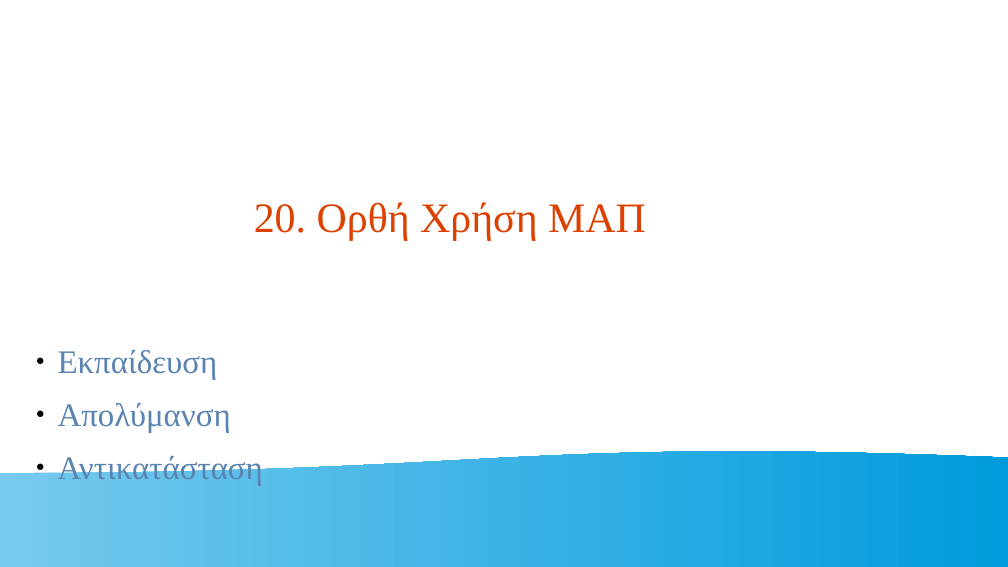
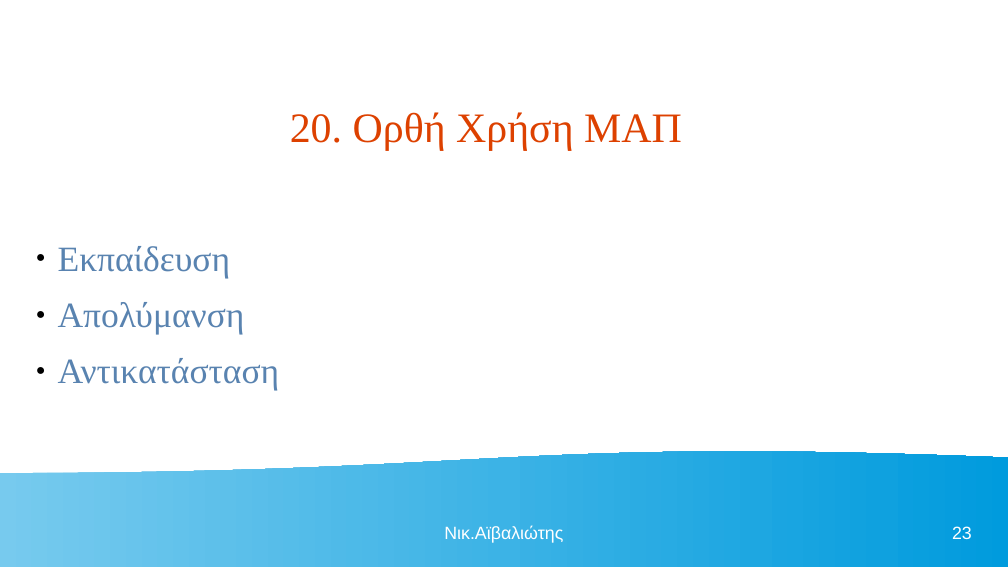
Before and after one commit to nickaiva/epas, a slide deck: slide 23 of ΠΕΡΙΒΑΛΛΟΝ ΕΡΓΑΣΙΑΣ.odp. Drawn at 1008x567 pixels with LibreOffice and Linux fonts; fonts in the diff are those of the drawing. Boxes give left, top, right and bottom in pixels: in the first picture for what was removed or moved away, otherwise in the second. Text is boxed around its words. In the diff, an @@ line names an element or a change of style, - is before the commit and + after.

Commit message:
40 slides

```diff
--- a/ΠΕΡΙΒΑΛΛΟΝ ΕΡΓΑΣΙΑΣ.odp
+++ b/ΠΕΡΙΒΑΛΛΟΝ ΕΡΓΑΣΙΑΣ.odp
@@ title "20. Ορθή Χρήση ΜΑΠ" moved from (x1=254, y1=202, x2=646, y2=240) to (x1=290, y1=112, x2=682, y2=150) @@
@@ text "Εκπαίδευση" moved from (x1=58, y1=350, x2=263, y2=485) to (x1=58, y1=246, x2=280, y2=390) @@
@@ text "Εκπαίδευση" at (x1=58, y1=246, x2=280, y2=390): size 25.9 to 28 pt @@
@@ text added at (x1=444, y1=526, x2=563, y2=543), 14 pt, text #FFFFFF @@
+Νικ.Αϊβαλιώτης
@@ page number added at (x1=952, y1=526, x2=972, y2=539), 14 pt, text #FFFFFF @@
+23
```
Also in this commit, not shown: 23 other slides changed, 24 slides added, 1 other file.
